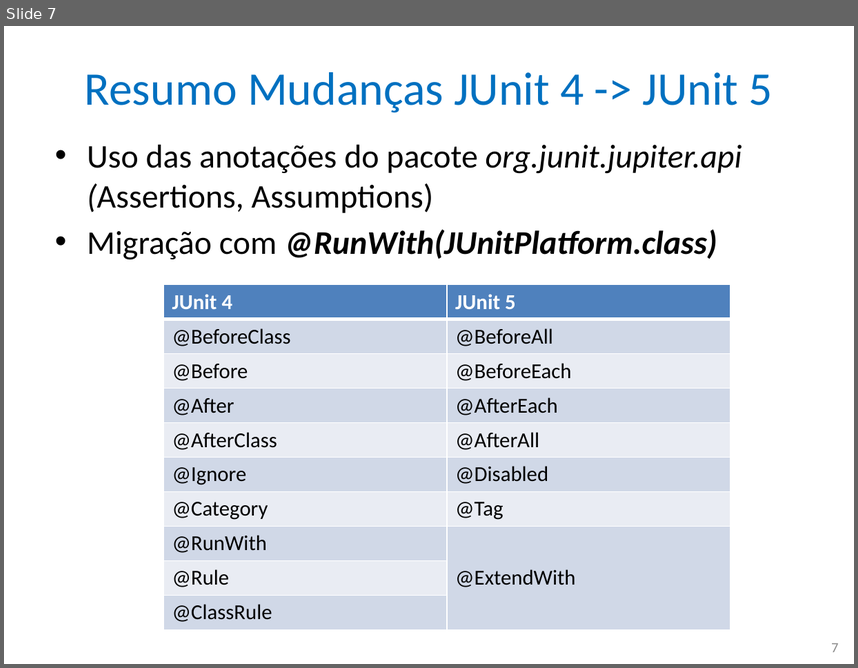
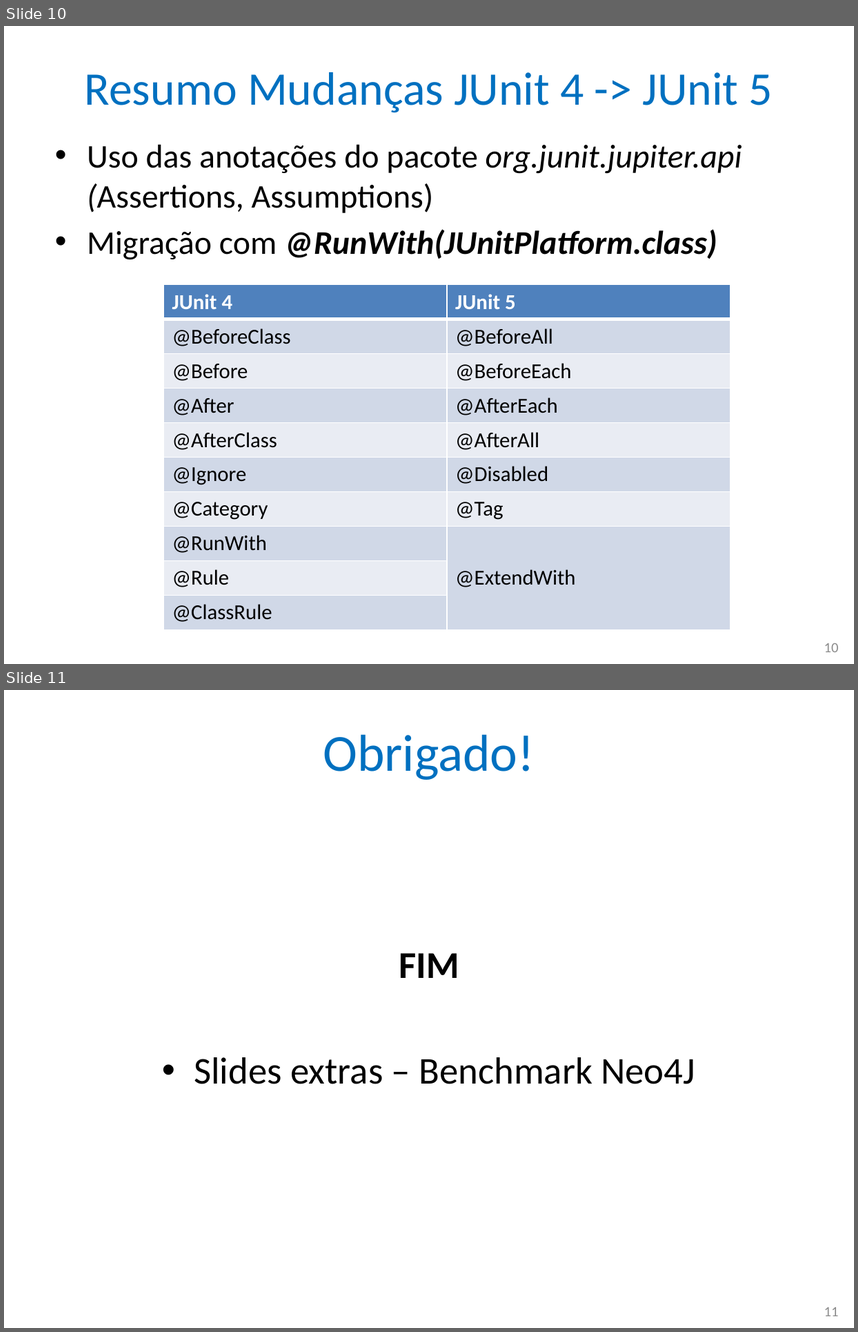
Before and after one commit to nascimentolwtn/INPE-CAP-385_DesenvolvimentoFrameworks, a slide deck: CAP385-00-Presentations/05-QueryBuilder - AOMRoleMapper Neo4j/05-AOMRoleMapper Neo4j.pptx. Shown one above the other, each under a label of ours: slide 7 before the commit, slides 10 and 11 after it. The pictures are 858x668 and 858x1332 pixels, drawn with LibreOffice and Linux fonts; fonts in the diff are those of the drawing. Boxes give left, top, right and bottom in pixels: in the first picture for what was removed or moved away, otherwise in the second. Text is boxed around its words. In the diff, an @@ line names an element or a change of style, - is before the commit and + after.

```diff
--- a/CAP385-00-Presentations/05-QueryBuilder - AOMRoleMapper Neo4j/05-AOMRoleMapper Neo4j.pptx
+++ b/CAP385-00-Presentations/05-QueryBuilder - AOMRoleMapper Neo4j/05-AOMRoleMapper Neo4j.pptx
@@ slide 11 added at (4, 690, 854, 1328), background #FFFFFF @@
@@ title added at (323, 734, 535, 780), 44 pt, text #0070C0 @@
+Obrigado!
@@ text added at (194, 953, 695, 1084), 32 pt, text #000000 @@
+FIM
+• Slides extras – Benchmark Neo4J
@@ page number added at (824, 1307, 839, 1316), 12 pt, text #8C8C8C @@
+11
@@ what was slide 7 is now slide 10 @@
@@ page number at (824, 643, 839, 652): text changed @@
-7
+10
```
Also in this commit, not shown: 2 slides changed, 8 other slides added, 2 slides removed, 2 other files.
